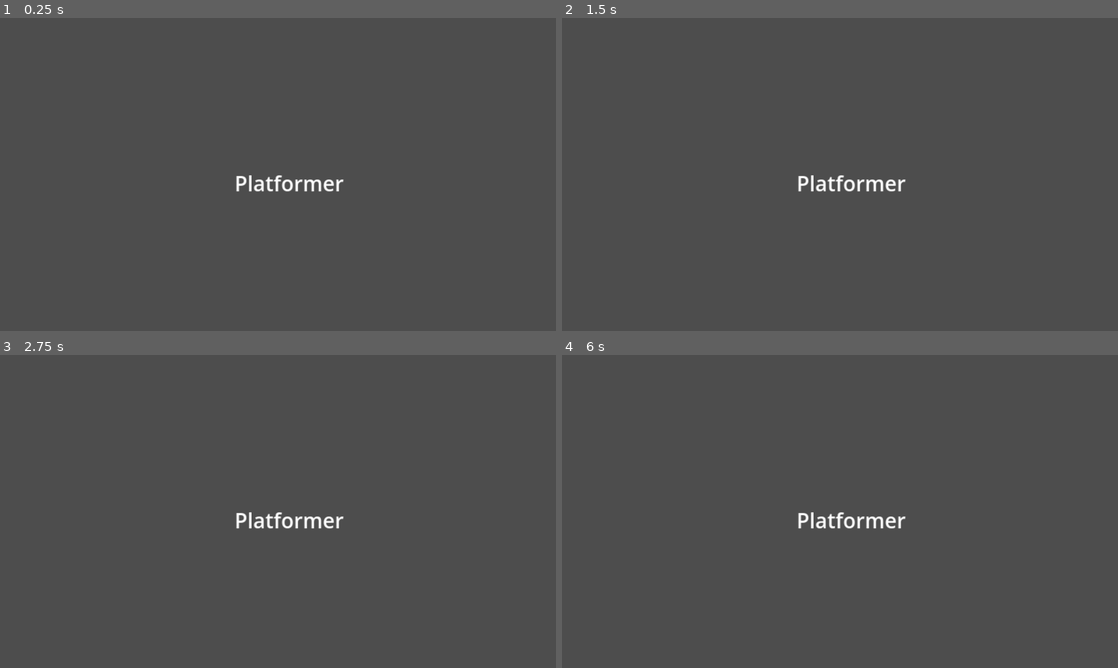
Above: before the commit, frames 1-4 (two rows, left to right).
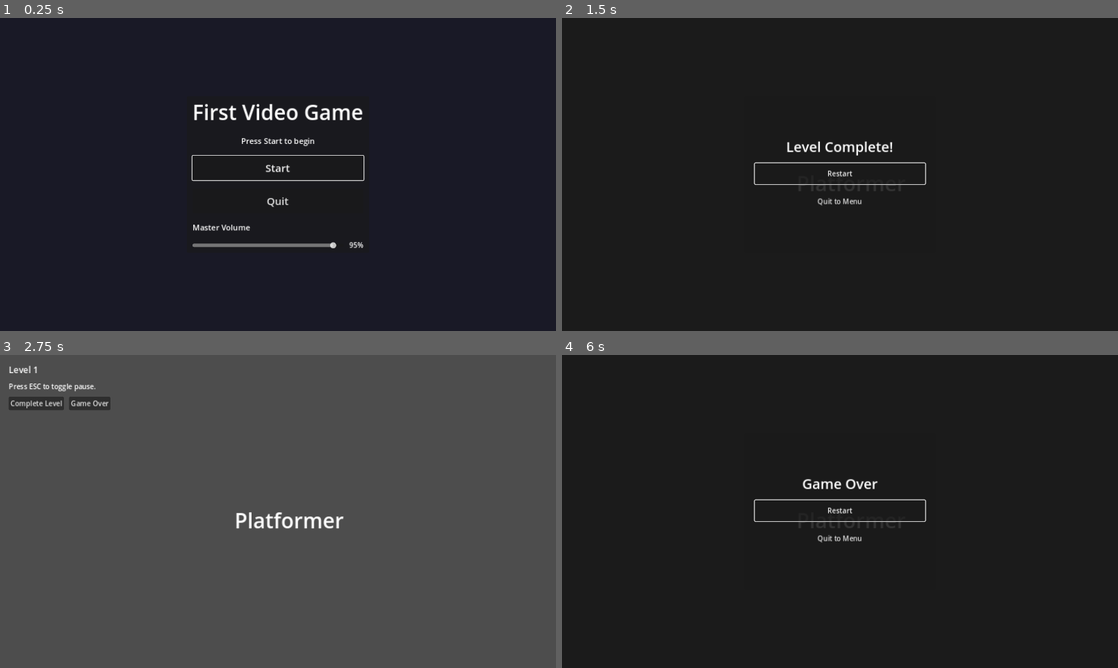
Above: after the commit, the same moments.

Repository: otthyyy/firstvideogame
Game: Godot game, scene res://scenes/MainMenu.tscn
The game is run twice, just before and just after one commit, with the same random seed, the same clock (stepped at 60 frames per second) and the same inputs. Before the commit the project starts from res://scenes/Main.tscn.
Inputs (mouse positions are in pixels of both pictures, inside the frame that each line leads up to):
- Up to frame 1 (0.25 s): no input
- Up to frame 2 (1.5 s): click (840, 168) at 0.5 s, where only the run after the commit has a clickable "Start"; click (600, 64) at 1.25 s, where only the run after the commit has a clickable "Complete Level"
- Up to frame 3 (2.75 s): click (278, 511) at 2 s, where only the run after the commit has a clickable "Restart"
- Up to frame 4 (6 s): click (650, 401) at 2.75 s, where only the run after the commit has a clickable "Game Over"; click (840, 511) at 3.5 s, where only the run after the commit has a clickable "Restart"; click (600, 401) at 4.25 s, where only the run after the commit has a clickable "Complete Level"; click (840, 511) at 5 s, where only the run after the commit has a clickable "Restart"; click (650, 401) at 5.75 s, where only the run after the commit has a clickable "Game Over"

The runs differ from the first frame. In frame 1, 100% of the frame differs, in the area x 0-100%, y 0-100%; in frame 2, 100%; in frame 3, 0.9%; in frame 4, 100%.

Commit message:
feat(menus): add main menu, pause menu, scene flow, and persistent settings
Implements a main menu, in-game pause menu, and end-of-level/game over menus with respective scene transitions for improved user navigation and experience. Adds persistent master volume configuration via singleton GameState autoload.

- App launches into MainMenu with Start and Quit functionality.
- Pause menu triggers with ESC, allowing resume or quit to menu.
- Level1 transitions to MainMenu on Game Over or Level Complete.
- Master volume persists using ConfigFile, adjustable via UI in menus.

Enhances usability and game flow; no breaking changes or migrations needed.

Diff:
--- a/project.godot
+++ b/project.godot
@@ -11,8 +11,12 @@
 [application]
 
 config/name="First Video Game"
-run/main_scene="res://scenes/Main.tscn"
+run/main_scene="res://scenes/MainMenu.tscn"
 config/features=PackedStringArray("4.3", "Forward Plus")
+
+[autoload]
+
+GameState="*res://scripts/GameState.gd"
 
 [display]
 
--- /dev/null
+++ b/scenes/Level1.tscn
@@ -0,0 +1,109 @@
+[gd_scene load_steps=5 format=3 uid="uid://cd6dj5t0h6w5q"]
+
+[ext_resource type="PackedScene" uid="uid://c146luq5d1bje" path="res://scenes/PlaceholderLevel.tscn" id="1_level"]
+[ext_resource type="Script" path="res://scripts/Level1.gd" id="2_level_script"]
+[ext_resource type="PackedScene" uid="uid://cjxpnh6n5u3ya" path="res://scenes/PauseMenu.tscn" id="3_pause_menu"]
+
+[node name="Level1" type="Node2D"]
+script = ExtResource("2_level_script")
+
+[node name="PlaceholderLevel" parent="." instance=ExtResource("1_level")]
+
+[node name="HUD" type="CanvasLayer" parent="."]
+
+[node name="MarginContainer" type="MarginContainer" parent="HUD"]
+anchors_preset = 15
+anchor_right = 1.0
+anchor_bottom = 1.0
+offset_left = 20.0
+offset_top = 20.0
+anchor_left = 0.0
+anchor_top = 0.0
+size_flags_horizontal = 3
+size_flags_vertical = 3
+
+[node name="VBoxContainer" type="VBoxContainer" parent="HUD/MarginContainer"]
+layout_mode = 2
+theme_override_constants/separation = 12
+
+[node name="InfoLabel" type="Label" parent="HUD/MarginContainer/VBoxContainer"]
+layout_mode = 2
+theme_override_font_sizes/font_size = 20
+text = "Level 1"
+
+[node name="HintLabel" type="Label" parent="HUD/MarginContainer/VBoxContainer"]
+layout_mode = 2
+text = "Press ESC to toggle pause."
+
+[node name="Buttons" type="HBoxContainer" parent="HUD/MarginContainer/VBoxContainer"]
+layout_mode = 2
+theme_override_constants/separation = 12
+
+[node name="CompleteButton" type="Button" parent="HUD/MarginContainer/VBoxContainer/Buttons"]
+layout_mode = 2
+text = "Complete Level"
+
+[node name="GameOverButton" type="Button" parent="HUD/MarginContainer/VBoxContainer/Buttons"]
+layout_mode = 2
+text = "Game Over"
+
+[node name="PauseMenu" parent="." instance=ExtResource("3_pause_menu")]
+
+[node name="EndMenu" type="CanvasLayer" parent="."]
+visible = false
+
+[node name="Dimmer" type="ColorRect" parent="EndMenu"]
+anchors_preset = 15
+anchor_right = 1.0
+anchor_bottom = 1.0
+grow_horizontal = 2
+grow_vertical = 2
+color = Color(0, 0, 0, 0.65)
+
+[node name="Panel" type="Panel" parent="EndMenu"]
+anchors_preset = 8
+anchor_left = 0.5
+anchor_top = 0.5
+anchor_right = 0.5
+anchor_bottom = 0.5
+offset_left = -220.0
+offset_top = -180.0
+offset_right = 220.0
+offset_bottom = 180.0
+grow_horizontal = 2
+grow_vertical = 2
+
+[node name="VBoxContainer" type="VBoxContainer" parent="EndMenu/Panel"]
+layout_mode = 1
+anchors_preset = 15
+anchor_right = 1.0
+anchor_bottom = 1.0
+offset_left = 24.0
+offset_top = 24.0
+offset_right = -24.0
+offset_bottom = -24.0
+grow_horizontal = 2
+grow_vertical = 2
+theme_override_constants/separation = 16
+alignment = 1
+
+[node name="EndLabel" type="Label" parent="EndMenu/Panel/VBoxContainer"]
+layout_mode = 2
+theme_override_font_sizes/font_size = 32
+text = ""
+horizontal_alignment = 1
+
+[node name="RestartButton" type="Button" parent="EndMenu/Panel/VBoxContainer"]
+custom_minimum_size = Vector2(220, 48)
+layout_mode = 2
+text = "Restart"
+
+[node name="QuitToMenuButton" type="Button" parent="EndMenu/Panel/VBoxContainer"]
+custom_minimum_size = Vector2(220, 48)
+layout_mode = 2
+text = "Quit to Menu"
+
+[connection signal="pressed" from="HUD/MarginContainer/VBoxContainer/Buttons/CompleteButton" to="." method="_on_complete_button_pressed"]
+[connection signal="pressed" from="HUD/MarginContainer/VBoxContainer/Buttons/GameOverButton" to="." method="_on_game_over_button_pressed"]
+[connection signal="pressed" from="EndMenu/Panel/VBoxContainer/RestartButton" to="." method="_on_restart_button_pressed"]
+[connection signal="pressed" from="EndMenu/Panel/VBoxContainer/QuitToMenuButton" to="." method="_on_quit_to_menu_from_end_pressed"]
--- /dev/null
+++ b/scenes/MainMenu.tscn
@@ -0,0 +1,102 @@
+[gd_scene load_steps=2 format=3 uid="uid://b3v28h0qm7y5e"]
+
+[ext_resource type="Script" path="res://scripts/MainMenu.gd" id="1_menu_script"]
+
+[node name="MainMenu" type="Control"]
+layout_mode = 3
+anchors_preset = 15
+anchor_right = 1.0
+anchor_bottom = 1.0
+grow_horizontal = 2
+grow_vertical = 2
+script = ExtResource("1_menu_script")
+
+[node name="Background" type="ColorRect" parent="."]
+layout_mode = 1
+anchors_preset = 15
+anchor_right = 1.0
+anchor_bottom = 1.0
+grow_horizontal = 2
+grow_vertical = 2
+color = Color(0.1, 0.1, 0.15, 1)
+
+[node name="CenterContainer" type="CenterContainer" parent="."]
+layout_mode = 1
+anchors_preset = 15
+anchor_right = 1.0
+anchor_bottom = 1.0
+grow_horizontal = 2
+grow_vertical = 2
+
+[node name="Panel" type="Panel" parent="CenterContainer"]
+custom_minimum_size = Vector2(420, 360)
+
+[node name="VBoxContainer" type="VBoxContainer" parent="CenterContainer/Panel"]
+layout_mode = 1
+anchors_preset = 15
+anchor_right = 1.0
+anchor_bottom = 1.0
+offset_left = 20.0
+offset_top = 20.0
+offset_right = -20.0
+offset_bottom = -20.0
+grow_horizontal = 2
+grow_vertical = 2
+theme_override_constants/separation = 20
+alignment = 1
+
+[node name="Title" type="Label" parent="CenterContainer/Panel/VBoxContainer"]
+layout_mode = 2
+theme_override_font_sizes/font_size = 48
+text = "First Video Game"
+horizontal_alignment = 1
+
+[node name="Subtitle" type="Label" parent="CenterContainer/Panel/VBoxContainer"]
+layout_mode = 2
+theme_override_font_sizes/font_size = 18
+text = "Press Start to begin"
+horizontal_alignment = 1
+
+[node name="StartButton" type="Button" parent="CenterContainer/Panel/VBoxContainer"]
+custom_minimum_size = Vector2(240, 56)
+layout_mode = 2
+theme_override_font_sizes/font_size = 24
+text = "Start"
+
+[node name="QuitButton" type="Button" parent="CenterContainer/Panel/VBoxContainer"]
+custom_minimum_size = Vector2(240, 56)
+layout_mode = 2
+theme_override_font_sizes/font_size = 24
+text = "Quit"
+
+[node name="VolumeContainer" type="VBoxContainer" parent="CenterContainer/Panel/VBoxContainer"]
+layout_mode = 2
+theme_override_constants/separation = 12
+
+[node name="VolumeLabel" type="Label" parent="CenterContainer/Panel/VBoxContainer/VolumeContainer"]
+layout_mode = 2
+theme_override_font_sizes/font_size = 18
+text = "Master Volume"
+
+[node name="VolumeControls" type="HBoxContainer" parent="CenterContainer/Panel/VBoxContainer/VolumeContainer"]
+layout_mode = 2
+theme_override_constants/separation = 12
+
+[node name="VolumeSlider" type="HSlider" parent="CenterContainer/Panel/VBoxContainer/VolumeContainer/VolumeControls"]
+custom_minimum_size = Vector2(240, 30)
+layout_mode = 2
+min_value = 0.0
+max_value = 1.0
+step = 0.01
+page = 0.05
+size_flags_horizontal = 3
+
+[node name="VolumeValue" type="Label" parent="CenterContainer/Panel/VBoxContainer/VolumeContainer/VolumeControls"]
+layout_mode = 2
+theme_override_font_sizes/font_size = 16
+text = "100%"
+vertical_alignment = 1
+
+[connection signal="pressed" from="CenterContainer/Panel/VBoxContainer/StartButton" to="." method="_on_start_button_pressed"]
+[connection signal="pressed" from="CenterContainer/Panel/VBoxContainer/QuitButton" to="." method="_on_quit_button_pressed"]
+[connection signal="value_changed" from="CenterContainer/Panel/VBoxContainer/VolumeContainer/VolumeControls/VolumeSlider" to="." method="_on_volume_slider_value_changed"]
--- /dev/null
+++ b/scenes/PauseMenu.tscn
@@ -0,0 +1,94 @@
+[gd_scene load_steps=2 format=3 uid="uid://cjxpnh6n5u3ya"]
+
+[ext_resource type="Script" path="res://scripts/PauseMenu.gd" id="1_pause_script"]
+
+[node name="PauseMenu" type="CanvasLayer"]
+visible = false
+script = ExtResource("1_pause_script")
+
+[node name="Dimmer" type="ColorRect" parent="."]
+anchors_preset = 15
+anchor_right = 1.0
+anchor_bottom = 1.0
+grow_horizontal = 2
+grow_vertical = 2
+color = Color(0, 0, 0, 0.55)
+
+[node name="Panel" type="Panel" parent="."]
+anchors_preset = 8
+anchor_left = 0.5
+anchor_top = 0.5
+anchor_right = 0.5
+anchor_bottom = 0.5
+offset_left = -200.0
+offset_top = -200.0
+offset_right = 200.0
+offset_bottom = 200.0
+grow_horizontal = 2
+grow_vertical = 2
+
+[node name="VBoxContainer" type="VBoxContainer" parent="Panel"]
+layout_mode = 1
+anchors_preset = 15
+anchor_right = 1.0
+anchor_bottom = 1.0
+offset_left = 24.0
+offset_top = 24.0
+offset_right = -24.0
+offset_bottom = -24.0
+grow_horizontal = 2
+grow_vertical = 2
+theme_override_constants/separation = 24
+alignment = 1
+
+[node name="Title" type="Label" parent="Panel/VBoxContainer"]
+layout_mode = 2
+theme_override_font_sizes/font_size = 36
+text = "Paused"
+horizontal_alignment = 1
+
+[node name="ResumeButton" type="Button" parent="Panel/VBoxContainer"]
+custom_minimum_size = Vector2(240, 48)
+layout_mode = 2
+theme_override_font_sizes/font_size = 20
+text = "Resume"
+
+[node name="QuitToMenuButton" type="Button" parent="Panel/VBoxContainer"]
+custom_minimum_size = Vector2(240, 48)
+layout_mode = 2
+theme_override_font_sizes/font_size = 20
+text = "Quit to Menu"
+
+[node name="VolumeContainer" type="VBoxContainer" parent="Panel/VBoxContainer"]
+layout_mode = 2
+theme_override_constants/separation = 12
+
+[node name="VolumeLabel" type="Label" parent="Panel/VBoxContainer/VolumeContainer"]
+layout_mode = 2
+theme_override_font_sizes/font_size = 18
+text = "Master Volume"
+horizontal_alignment = 1
+
+[node name="VolumeControls" type="HBoxContainer" parent="Panel/VBoxContainer/VolumeContainer"]
+layout_mode = 2
+theme_override_constants/separation = 12
+size_flags_horizontal = 3
+
+[node name="VolumeSlider" type="HSlider" parent="Panel/VBoxContainer/VolumeContainer/VolumeControls"]
+custom_minimum_size = Vector2(220, 24)
+layout_mode = 2
+min_value = 0.0
+max_value = 1.0
+step = 0.01
+page = 0.05
+size_flags_horizontal = 3
+
+[node name="VolumeValue" type="Label" parent="Panel/VBoxContainer/VolumeContainer/VolumeControls"]
+layout_mode = 2
+theme_override_font_sizes/font_size = 16
+text = "100%"
+vertical_alignment = 1
+
+[connection signal="pressed" from="Panel/VBoxContainer/ResumeButton" to="." method="_on_resume_button_pressed"]
+[connection signal="pressed" from="Panel/VBoxContainer/QuitToMenuButton" to="." method="_on_quit_to_menu_button_pressed"]
+[connection signal="value_changed" from="Panel/VBoxContainer/VolumeContainer/VolumeControls/VolumeSlider" to="." method="_on_volume_slider_value_changed"]
--- /dev/null
+++ b/scripts/GameState.gd
@@ -0,0 +1,48 @@
+extends Node
+
+signal master_volume_changed(value: float)
+
+const SETTINGS_FILE := "user://settings.cfg"
+const SETTINGS_SECTION := "audio"
+const SETTINGS_KEY := "master_volume"
+
+var master_volume: float = 1.0
+
+func _ready() -> void:
+    process_mode = Node.PROCESS_MODE_ALWAYS
+    load_settings()
+    apply_volume()
+    emit_signal("master_volume_changed", master_volume)
+
+func set_master_volume(value: float) -> void:
+    value = clamp(value, 0.0, 1.0)
+    if is_equal_approx(master_volume, value):
+        return
+    master_volume = value
+    apply_volume()
+    save_settings()
+    emit_signal("master_volume_changed", master_volume)
+
+func load_settings() -> void:
+    var config := ConfigFile.new()
+    var err := config.load(SETTINGS_FILE)
+    if err == OK:
+        master_volume = float(config.get_value(SETTINGS_SECTION, SETTINGS_KEY, master_volume))
+    else:
+        master_volume = 1.0
+
+func save_settings() -> void:
+    var config := ConfigFile.new()
+    config.set_value(SETTINGS_SECTION, SETTINGS_KEY, master_volume)
+    config.save(SETTINGS_FILE)
+
+func apply_volume() -> void:
+    var master_bus := AudioServer.get_bus_index("Master")
+    if master_bus == -1:
+        return
+    if master_volume <= 0.0:
+        AudioServer.set_bus_volume_db(master_bus, -80.0)
+        AudioServer.set_bus_mute(master_bus, true)
+    else:
+        AudioServer.set_bus_mute(master_bus, false)
+        AudioServer.set_bus_volume_db(master_bus, linear_to_db(master_volume))
--- /dev/null
+++ b/scripts/Level1.gd
@@ -0,0 +1,56 @@
+extends Node2D
+
+@onready var pause_menu: PauseMenu = $PauseMenu
+@onready var end_menu: CanvasLayer = $EndMenu
+@onready var end_label: Label = $EndMenu/Panel/VBoxContainer/EndLabel
+@onready var restart_button: Button = $EndMenu/Panel/VBoxContainer/RestartButton
+@onready var hud: CanvasLayer = $HUD
+
+func _ready() -> void:
+    process_mode = Node.PROCESS_MODE_ALWAYS
+    pause_menu.visible = false
+    end_menu.visible = false
+    end_menu.process_mode = Node.PROCESS_MODE_WHEN_PAUSED
+    pause_menu.resume_requested.connect(_on_resume_requested)
+    pause_menu.quit_to_menu_requested.connect(_on_quit_to_menu_requested)
+
+func _unhandled_input(event: InputEvent) -> void:
+    if event.is_action_pressed("ui_cancel") and not end_menu.visible:
+        _toggle_pause()
+
+func _toggle_pause() -> void:
+    var tree := get_tree()
+    tree.paused = not tree.paused
+    pause_menu.visible = tree.paused
+    if tree.paused:
+        pause_menu.show_menu()
+
+func _on_resume_requested() -> void:
+    get_tree().paused = false
+    pause_menu.visible = false
+
+func _on_quit_to_menu_requested() -> void:
+    get_tree().paused = false
+    get_tree().change_scene_to_file("res://scenes/MainMenu.tscn")
+
+func _on_complete_button_pressed() -> void:
+    _show_end_menu("Level Complete!")
+
+func _on_game_over_button_pressed() -> void:
+    _show_end_menu("Game Over")
+
+func _show_end_menu(message: String) -> void:
+    get_tree().paused = true
+    hud.visible = false
+    pause_menu.visible = false
+    end_label.text = message
+    end_menu.visible = true
+    restart_button.grab_focus()
+
+func _on_restart_button_pressed() -> void:
+    get_tree().paused = false
+    get_tree().reload_current_scene()
+
+func _on_quit_to_menu_from_end_pressed() -> void:
+    get_tree().paused = false
+    get_tree().change_scene_to_file("res://scenes/MainMenu.tscn")
--- /dev/null
+++ b/scripts/MainMenu.gd
@@ -0,0 +1,30 @@
+extends Control
+
+@onready var start_button: Button = $CenterContainer/Panel/VBoxContainer/StartButton
+@onready var quit_button: Button = $CenterContainer/Panel/VBoxContainer/QuitButton
+@onready var volume_slider: HSlider = $CenterContainer/Panel/VBoxContainer/VolumeContainer/VolumeControls/VolumeSlider
+@onready var volume_value: Label = $CenterContainer/Panel/VBoxContainer/VolumeContainer/VolumeControls/VolumeValue
+
+func _ready() -> void:
+    GameState.master_volume_changed.connect(_on_master_volume_changed)
+    volume_slider.value = GameState.master_volume
+    _update_volume_label(GameState.master_volume)
+    start_button.grab_focus()
+
+func _on_start_button_pressed() -> void:
+    get_tree().change_scene_to_file("res://scenes/Level1.tscn")
+
+func _on_quit_button_pressed() -> void:
+    get_tree().quit()
+
+func _on_volume_slider_value_changed(value: float) -> void:
+    GameState.set_master_volume(value)
+    _update_volume_label(value)
+
+func _update_volume_label(value: float) -> void:
+    volume_value.text = "%d%%" % int(value * 100)
+
+func _on_master_volume_changed(value: float) -> void:
+    if not is_equal_approx(volume_slider.value, value):
+        volume_slider.value = value
+        _update_volume_label(value)
--- /dev/null
+++ b/scripts/PauseMenu.gd
@@ -0,0 +1,38 @@
+extends CanvasLayer
+
+class_name PauseMenu
+
+signal resume_requested
+signal quit_to_menu_requested
+
+@onready var resume_button: Button = $Panel/VBoxContainer/ResumeButton
+@onready var volume_slider: HSlider = $Panel/VBoxContainer/VolumeContainer/VolumeControls/VolumeSlider
+@onready var volume_value: Label = $Panel/VBoxContainer/VolumeContainer/VolumeControls/VolumeValue
+
+func _ready() -> void:
+    process_mode = Node.PROCESS_MODE_WHEN_PAUSED
+    GameState.master_volume_changed.connect(_on_master_volume_changed)
+    volume_slider.value = GameState.master_volume
+    _update_volume_label(GameState.master_volume)
+
+func _on_resume_button_pressed() -> void:
+    emit_signal("resume_requested")
+
+func _on_quit_to_menu_button_pressed() -> void:
+    emit_signal("quit_to_menu_requested")
+
+func _on_volume_slider_value_changed(value: float) -> void:
+    GameState.set_master_volume(value)
+    _update_volume_label(value)
+
+func _update_volume_label(value: float) -> void:
+    volume_value.text = "%d%%" % int(value * 100)
+
+func _on_master_volume_changed(value: float) -> void:
+    if not is_equal_approx(volume_slider.value, value):
+        volume_slider.value = value
+        _update_volume_label(value)
+
+func show_menu() -> void:
+    visible = true
+    resume_button.grab_focus()
